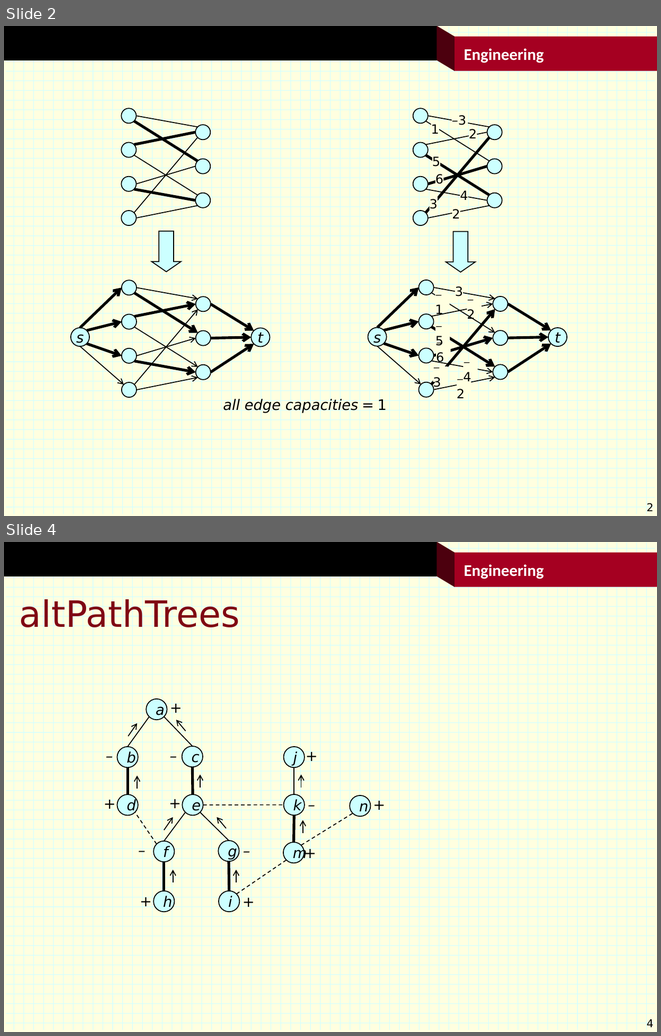
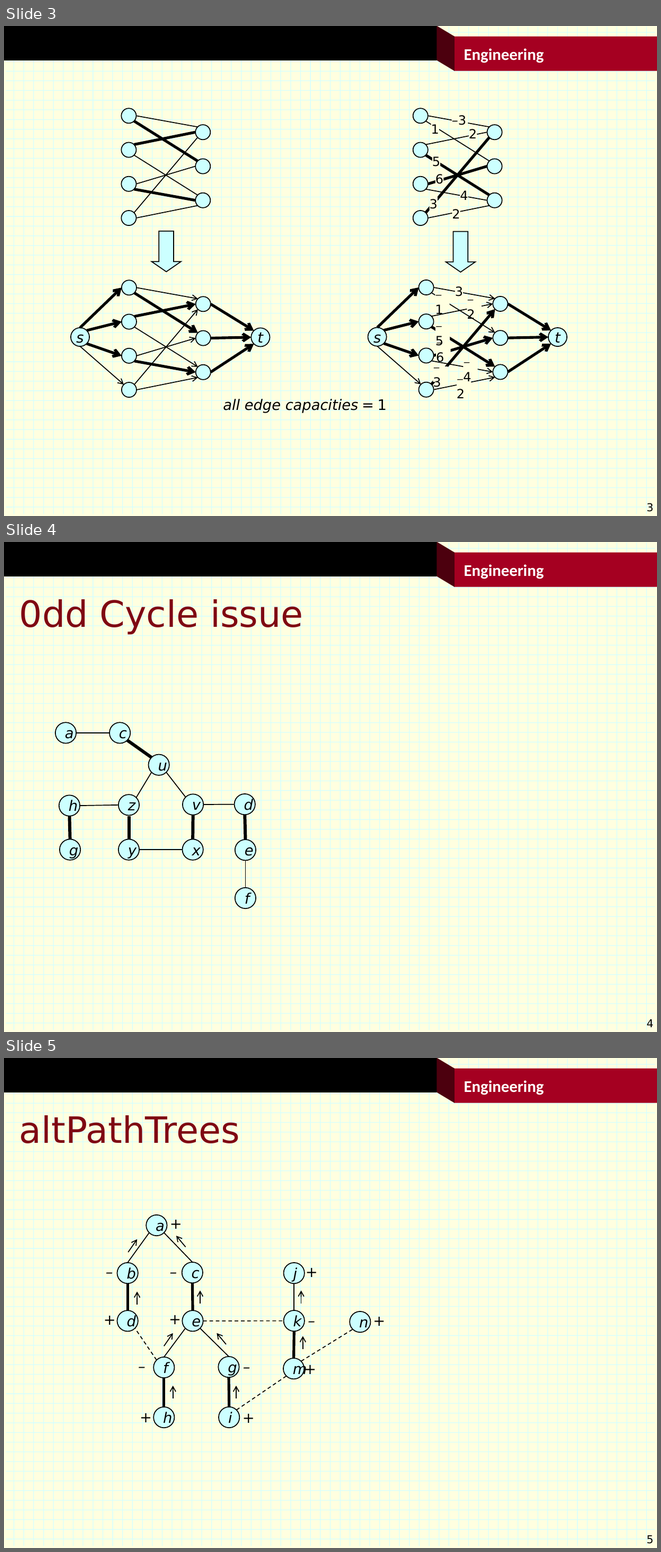
Before and after one commit to jonturner53/gads, a slide deck: graphAlgorithms/match/figs.pptx. Shown one above the other, each under a label of ours: slides 2 and 4 before the commit, slides 3, 4 and 5 after it; the slides between them are not shown. The pictures are 661x1036 and 661x1552 pixels, drawn with LibreOffice and Linux fonts; fonts in the diff are those of the drawing; background and template pictures are left out. Boxes give left, top, right and bottom in pixels: in the first picture for what was removed or moved away, otherwise in the second. Text is boxed around its words. In the diff, an @@ line names an element or a change of style, - is before the commit and + after.

```diff
--- a/graphAlgorithms/match/figs.pptx
+++ b/graphAlgorithms/match/figs.pptx
@@ slide 4 added at box(4, 542, 657, 1032), background #FFFFE0; not listed: 122 template elements that a slide beside it also shows @@
@@ title added at box(19, 598, 303, 635), 40 pt, text #7F0813 @@
+0dd Cycle issue
@@ group added at box(55, 722, 256, 908): 12 ellipses, 12 lines @@
+a
+c
+u
+d
+e
+z
+v
+x
+y
+h
+g
+f
@@ what was slide 2 is now slide 3 @@
@@ page number at box(646, 502, 653, 514): text changed @@
-2
+3
@@ what was slide 4 is now slide 5 @@
@@ page number at box(646, 1534, 653, 1546): text changed @@
-4
+5
```
Also in this commit, not shown: 5 slides changed, 30 other files.
